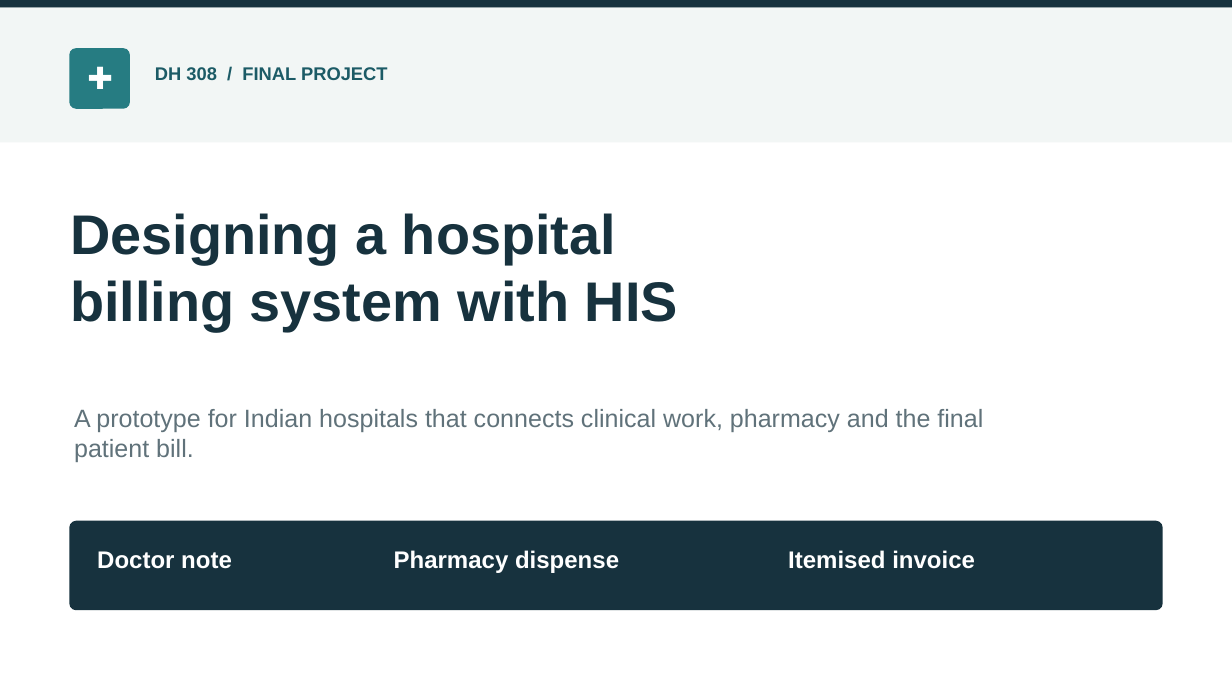
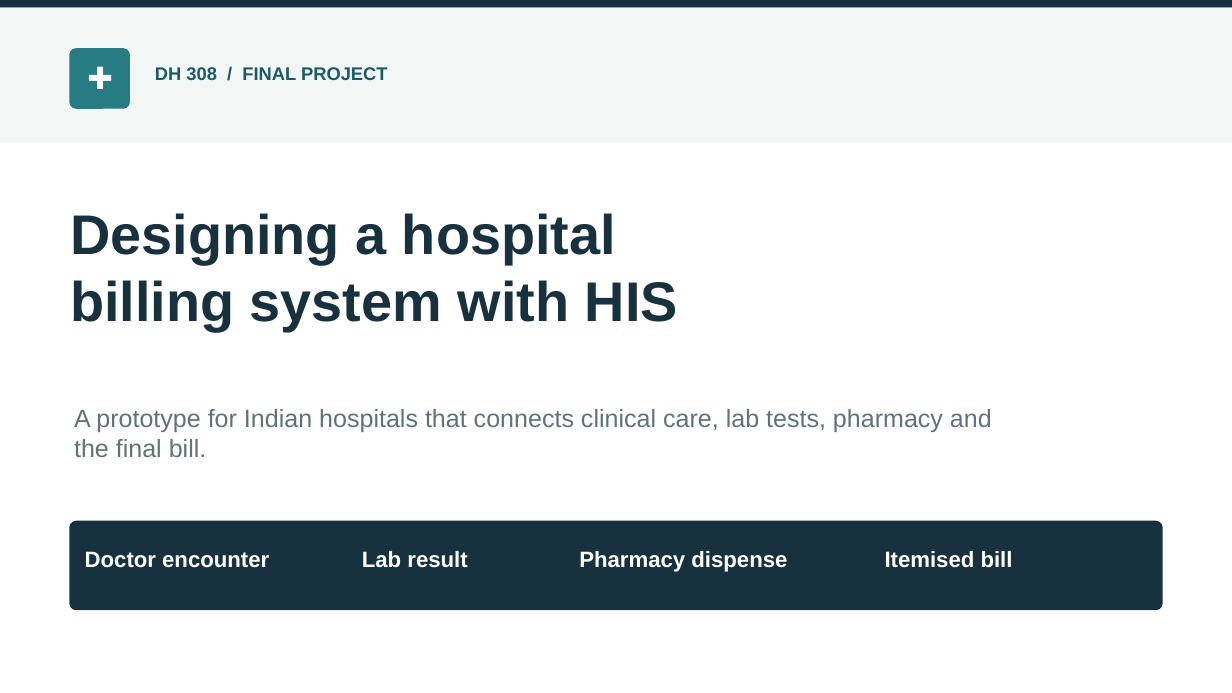
Before and after one commit to Osama-Bin-Lagging/tiveri-billing, a slide deck: slide 1 of presentation/DH308_HIS_Billing_Final.pptx. Drawn at 1232x693 pixels with LibreOffice and Linux fonts; fonts in the diff are those of the drawing. Boxes give left, top, right and bottom in pixels: in the first picture for what was removed or moved away, otherwise in the second. Text is boxed around its words. In the diff, an @@ line names an element or a change of style, - is before the commit and + after.

Commit message:
Add doctor lab pharmacy billing demo handoff

```diff
--- a/presentation/DH308_HIS_Billing_Final.pptx
+++ b/presentation/DH308_HIS_Billing_Final.pptx
@@ text at [74,409,992,457]: text changed @@
-A prototype for Indian hospitals that connects clinical work, pharmacy and the final patient bill.
+A prototype for Indian hospitals that connects clinical care, lab tests, pharmacy and the final bill.
@@ text at [85,551,269,568]: text changed; size 18.8 to 17.2 pt @@
-Doctor note
+Doctor encounter
@@ text added at [362,551,467,568], 17.2 pt, text #FFFFFF, bold @@
+Lab result
@@ text "Pharmacy dispense": place and size @@
-text "Pharmacy dispense" at [394,550,619,573]
+text "Pharmacy dispense" at [579,551,787,572]
@@ text "Pharmacy dispense" at [579,551,787,572]: size 18.8 to 17.2 pt @@
@@ text at [885,551,1013,568]: text changed; size 18.8 to 17.2 pt @@
-Itemised invoice
+Itemised bill
```
Also in this commit, not shown: 10 other slides changed, 9 other files.
